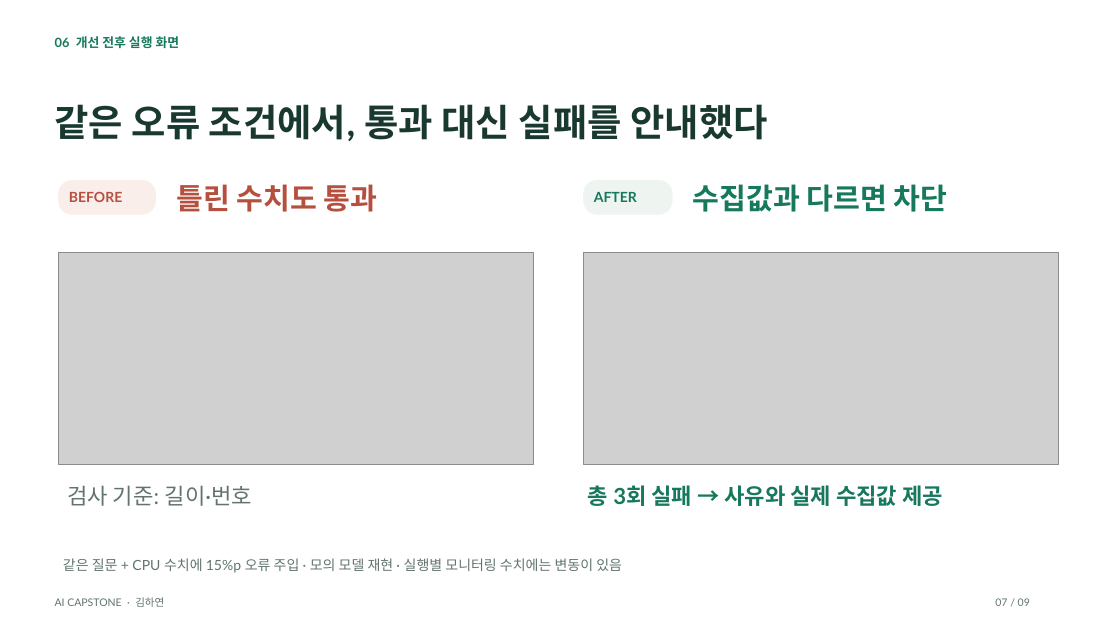
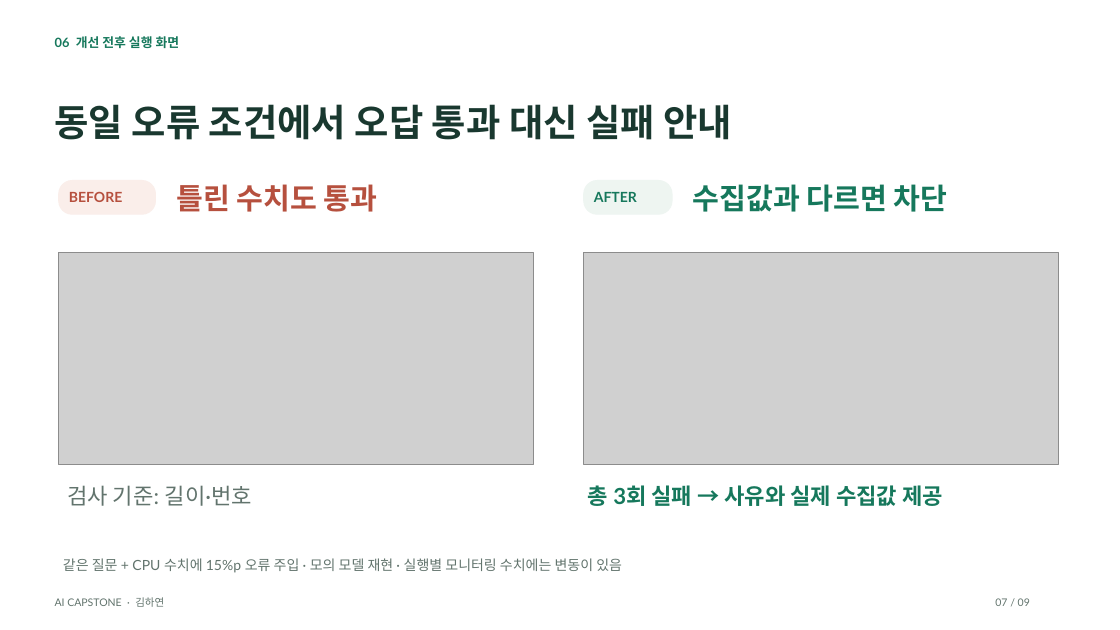
Before and after one commit to gkyeon/ai-capstone-gkyeon, a slide deck: slide 7 of submission/AI_Capstone_발표.pptx. Drawn at 1120x630 pixels with LibreOffice and Linux fonts; fonts in the diff are those of the drawing; grey boxes stand for pictures. Boxes give left, top, right and bottom in pixels: in the first picture for what was removed or moved away, otherwise in the second. Text is boxed around its words. In the diff, an @@ line names an element or a change of style, - is before the commit and + after.

```diff
--- a/submission/AI_Capstone_발표.pptx
+++ b/submission/AI_Capstone_발표.pptx
@@ text at bbox=[55, 104, 732, 140]: text changed @@
-같은 오류 조건에서, 통과 대신 실패를 안내했다
+동일 오류 조건에서 오답 통과 대신 실패 안내
```
Also in this commit, not shown: 7 other slides changed, 1 other file.
